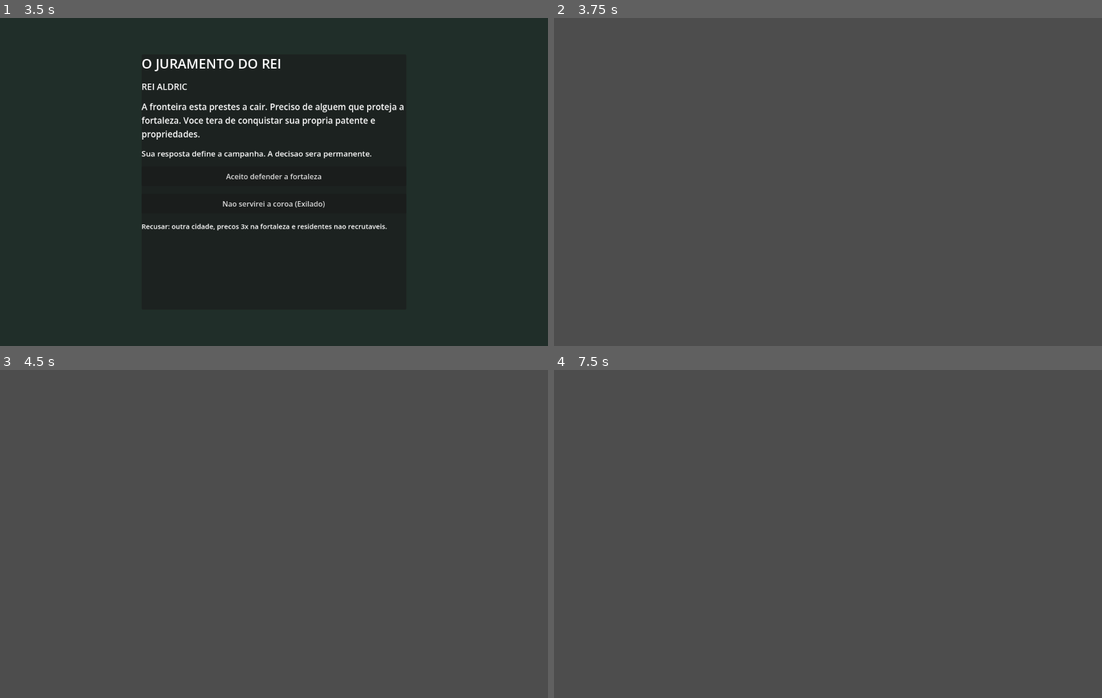
Above: before the commit, frames 1-4 (two rows, left to right).
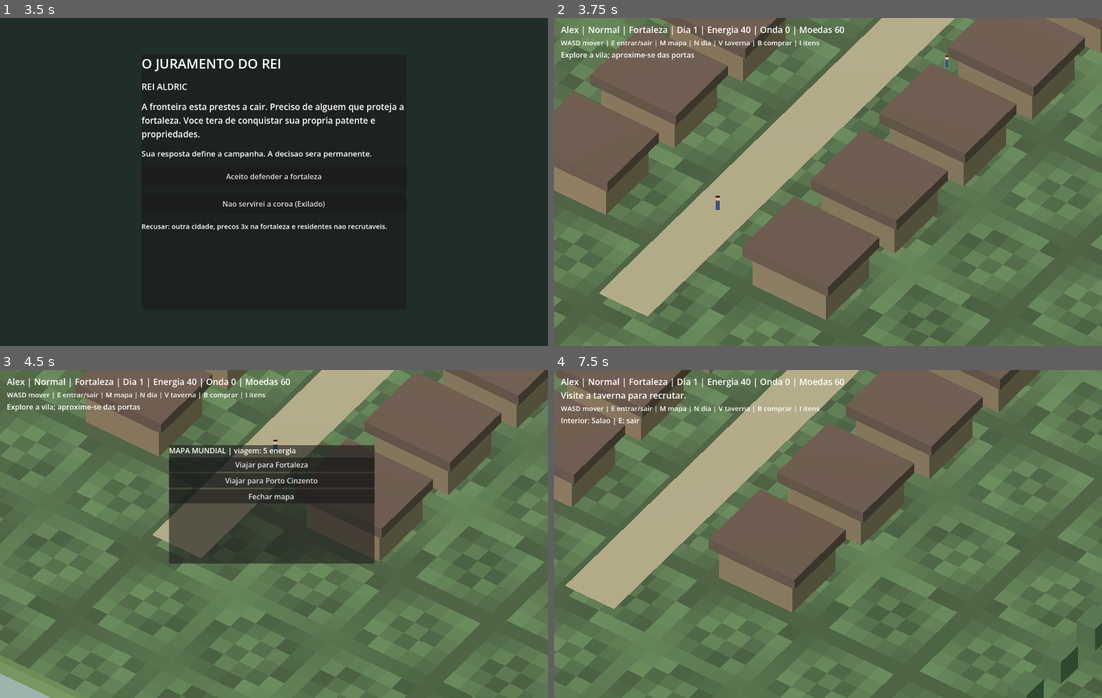
Above: after the commit, the same moments.

Repository: alexandre10227-afk/fortaleza-ultimo-bastiao
Game: Godot game, scene res://scenes/start.tscn
The game is run twice, just before and just after one commit, with the same random seed, the same clock (stepped at 60 frames per second) and the same inputs.
Inputs (mouse positions are in pixels of both pictures, inside the frame that each line leads up to):
- Up to frame 1 (3.5 s): click (274, 139) at 0.52 s; type "Alex" at 0.6 s; click "Normal" at 1.25 s; click "Normal" at 2 s; click "Comecar: audiencia com o rei" at 2.75 s
- Up to frame 2 (3.75 s): click "Aceito defender a fortaleza" at 3.5 s
- Up to frame 3 (4.5 s): tap Enter at 4.25 s; hold D from 4.28 s (still down); tap T at 4.35 s
- Up to frame 4 (7.5 s): tap M at 4.55, 5.1 s; release D at 5.03 s; hold S 5.03-5.75 s; tap E at 5.3, 6.6 s; click (828, 465) at 5.75 s, where only the run after the commit has a clickable "Viajar para Fortaleza"; tap Space at 6.5 s; hold D 6.53-7.28 s; tap V at 6.8, 7.35 s; hold W from 7.28 s (still down)

Frame 1 is identical in both runs. In frame 2, 84% of the frame differs, in the area x 0-100%, y 0-100%; in frame 3, 83%; in frame 4, 85%.
Error before the commit: Parse Error: Identifier "town_panel" not declared in the current scope. (res://scripts/world.gd:104)
Error after the commit: Invalid assignment of property or key 'visible' with value of type 'bool' on a base object of type 'Nil'. (res://scripts/world.gd:274)

Commit message:
feat(stage1): colisao basica, interiores de taverna e ferraria, mapa e terreno texturizado

Diff:
--- a/novo_projeto/scripts/world.gd
+++ b/novo_projeto/scripts/world.gd
@@ -3,12 +3,21 @@
 var player: Node3D
 var hud: Label
 var news: RichTextLabel
+var town_panel: RichTextLabel
+var last_message := ""
+var active_interior := ""
+var interior_node: Node3D
+var map_dialog: PanelContainer
+var map_open := false
+var interact_hint: Label
+var settlement: Node3D
 var camera: Camera3D
 const WALK_SPEED := 5.0
 
 func _ready() -> void:
     _generate_world()
     _generate_ui()
+    _generate_map_dialog()
     _refresh_hud()
 
 func _make_box(parent: Node3D, location: Vector3, dimensions: Vector3, tint: Color) -> void:
@@ -33,6 +42,10 @@
     add_child(world_env)
     var settlement := Node3D.new()
     add_child(settlement)
+    _make_terrain_texture(settlement)
+    interior_node = Node3D.new()
+    interior_node.visible = false
+    add_child(interior_node)
     _make_box(settlement, Vector3(0, -0.65, 0), Vector3(80, 1.1, 80), Color("#667d4c"))
     _make_box(settlement, Vector3(0, -0.07, 0), Vector3(4, .08, 48), Color("#a99a7b"))
     for i in range(5):
@@ -45,6 +58,14 @@
         var z := -28.0 + i * 4.0
         _make_box(settlement, Vector3(-30, 1.0, z), Vector3(1.5, 2.0, 2), Color("#526a48"))
         _make_box(settlement, Vector3(30, 1.0, z), Vector3(1.5, 2.0, 2), Color("#526a48"))
+    for visitor in range(4):
+        var npc := Sprite3D.new()
+        npc.texture = _make_sprite_texture()
+        npc.pixel_size = 0.026
+        npc.billboard = BaseMaterial3D.BILLBOARD_ENABLED
+        npc.shaded = false
+        npc.position = Vector3(4.7 + float(visitor % 2) * 2.0, 1.0, -13.0 + float(visitor / 2) * 6.0)
+        settlement.add_child(npc)
     player = Node3D.new()
     player.position = Vector3(0, 0, 13)
     add_child(player)
@@ -79,8 +100,10 @@
 
 func _generate_ui() -> void:
     var layer := CanvasLayer.new()
+    layer.name = "CanvasLayer"
     add_child(layer)
     var frame := Control.new()
+    frame.name = "Control"
     frame.set_anchors_and_offsets_preset(Control.PRESET_FULL_RECT)
     frame.mouse_filter = Control.MOUSE_FILTER_IGNORE
     layer.add_child(frame)
@@ -95,6 +118,9 @@
     help.add_theme_font_size_override("font_size", 15)
     help.text = "WASD: explorar | N: avancar dia | T: viajar | C: cronicas | F5: salvar"
     column.add_child(help)
+    help.text = "WASD mover | E entrar/sair | M mapa | N dia | V taverna | B comprar | I itens"
+    interact_hint = Label.new()
+    column.add_child(interact_hint)
     news = RichTextLabel.new()
     news.position = Vector2(15, 100)
     news.size = Vector2(490, 230)
@@ -109,6 +135,8 @@
     frame.add_child(town_panel)
 
 func _process(delta: float) -> void:
+    if map_open:
+        return
     var direction := Vector3.ZERO
     if Input.is_key_pressed(KEY_W): direction.z -= 1.0
     if Input.is_key_pressed(KEY_S): direction.z += 1.0
@@ -118,8 +146,13 @@
         var target := player.position + direction.normalized() * WALK_SPEED * delta
         target.x = clampf(target.x, -26, 26)
         target.z = clampf(target.z, -29, 29)
-        player.position = target
+        if active_interior.is_empty():
+            if not _is_blocked(target):
+                player.position = target
+        else:
+            player.position = Vector3(clampf(target.x, -5.2, 5.2), 0, clampf(target.z, -4.5, 4.5))
         camera.position = player.position + Vector3(16, 19, 23)
+    _update_hint()
 
 func _unhandled_key_input(event: InputEvent) -> void:
     if not event is InputEventKey or not event.pressed or event.echo:
@@ -128,18 +161,25 @@
         KEY_N:
             GameState.advance_days(1)
             _refresh_hud()
-        KEY_T:
-            var destination := "Porto Cinzento" if GameState.current_region == "Fortaleza" else "Fortaleza"
-            GameState.travel(destination, 210.0)
-            _refresh_hud()
+        KEY_T, KEY_M:
+            _toggle_map()
+        KEY_E:
+            _interact()
         KEY_C:
             news.visible = not news.visible
             _refresh_news()
         KEY_V:
-            town_panel.visible = not town_panel.visible
-            _refresh_tavern()
+            if active_interior == "Taverna":
+                town_panel.visible = not town_panel.visible
+                _refresh_tavern()
+            else:
+                last_message = "Visite a taverna para recrutar."
+                _refresh_hud()
         KEY_B:
-            last_message = "Compra de pao concluida" if GameState.buy_item("pao") else "Moedas insuficientes"
+            if active_interior == "Taverna" or active_interior == "Ferraria":
+                last_message = "Compra de pao concluida" if GameState.buy_item("pao") else "Moedas insuficientes"
+            else:
+                last_message = "Entre no estabelecimento para comprar."
             _refresh_hud()
         KEY_I:
             town_panel.visible = not town_panel.visible
@@ -184,3 +224,130 @@
     if GameState.dungeon_unlocked:
         lines.append("A Masmorra Antiga do Lago foi descoberta.")
     news.text = "\n".join(lines)
+
+func _is_blocked(pos: Vector3) -> bool:
+    for side in [-9.0, 9.0]:
+        for i in range(5):
+            var z := -17.0 + float(i) * 8.0
+            if absf(pos.x - side) < 3.9 and absf(pos.z - z) < 3.35:
+                return true
+    return false
+
+func _nearest_building() -> Dictionary:
+    var best: Dictionary = {}
+    var best_dist := 3.4
+    for side in [-9.0, 9.0]:
+        for i in range(5):
+            var z := -17.0 + float(i) * 8.0
+            var entrance := Vector3(side + (4.7 if side < 0.0 else -4.7), 0, z)
+            var distance := player.position.distance_to(entrance)
+            if distance < best_dist:
+                best_dist = distance
+                best = {"room": ("Taverna" if i == 0 else "Ferraria" if i == 1 else "Quarto" if i == 2 else "Salao"), "entrance": entrance}
+    return best
+
+func _update_hint() -> void:
+    if interact_hint == null:
+        return
+    if not active_interior.is_empty():
+        interact_hint.text = "Interior: %s | E: sair" % active_interior
+    else:
+        var nearby := _nearest_building()
+        interact_hint.text = "E: entrar em %s" % nearby["room"] if not nearby.is_empty() else "Explore a vila; aproxime-se das portas"
+
+func _interact() -> void:
+    if map_open:
+        return
+    if not active_interior.is_empty():
+        active_interior = ""
+        settlement.visible = true
+        interior_node.visible = false
+        player.position = Vector3(0, 0, 13)
+        town_panel.visible = false
+        last_message = "Voce voltou para a vila."
+    else:
+        var target := _nearest_building()
+        if target.is_empty():
+            last_message = "Nao ha entrada perto de voce."
+        else:
+            active_interior = str(target["room"])
+            settlement.visible = false
+            interior_node.visible = true
+            _build_interior(active_interior)
+            player.position = Vector3(0, 0, 3)
+            last_message = "Voce entrou em %s." % active_interior
+    camera.position = player.position + Vector3(16, 19, 23)
+    _refresh_hud()
+
+func _build_interior(room_name: String) -> void:
+    for obj in interior_node.get_children():
+        obj.queue_free()
+    _make_box(interior_node, Vector3(0, -0.35, 0), Vector3(14, .6, 12), Color("#b3946b"))
+    _make_box(interior_node, Vector3(-6.6, 1.6, 0), Vector3(.6, 3.2, 12), Color("#6e503b"))
+    _make_box(interior_node, Vector3(6.6, 1.6, 0), Vector3(.6, 3.2, 12), Color("#6e503b"))
+    _make_box(interior_node, Vector3(0, 1.6, -5.7), Vector3(14, 3.2, .6), Color("#6e503b"))
+    if room_name == "Ferraria":
+        _make_box(interior_node, Vector3(-2.0, .7, -2), Vector3(2.5, 1.4, 2), Color("#a94f28"))
+        _make_box(interior_node, Vector3(2.5, .65, -2), Vector3(1.6, 1.3, 1.6), Color("#454545"))
+    elif room_name == "Quarto":
+        _make_box(interior_node, Vector3(-2, .36, -2), Vector3(2, .7, 3), Color("#653a38"))
+    elif room_name == "Taverna":
+        for n in range(3):
+            _make_box(interior_node, Vector3(-3 + n * 3, .8, -2), Vector3(2, .4, 2), Color("#624632"))
+    else:
+        _make_box(interior_node, Vector3(0, .85, -2), Vector3(4, .4, 2), Color("#624632"))
+
+func _make_terrain_texture(parent: Node3D) -> void:
+    var img := Image.create(64, 64, false, Image.FORMAT_RGB8)
+    for y in range(64):
+        for x in range(64):
+            var n := (x * 71 + y * 43 + x * y * 3) % 19
+            img.set_pixel(x, y, Color.from_hsv(.27, .34, .33 + float(n) * .009))
+    var mat := StandardMaterial3D.new()
+    mat.albedo_texture = ImageTexture.create_from_image(img)
+    mat.texture_filter = BaseMaterial3D.TEXTURE_FILTER_NEAREST
+    var tile := MeshInstance3D.new()
+    var mesh := PlaneMesh.new()
+    mesh.size = Vector2(79, 79)
+    tile.mesh = mesh
+    tile.material_override = mat
+    tile.position.y = -.08
+    parent.add_child(tile)
+
+func _generate_map_dialog() -> void:
+    map_dialog = PanelContainer.new()
+    map_dialog.position = Vector2(370, 165)
+    map_dialog.custom_minimum_size = Vector2(450, 260)
+    var layout := VBoxContainer.new()
+    map_dialog.add_child(layout)
+    var title := Label.new()
+    title.text = "MAPA MUNDIAL | viagem: 5 energia"
+    layout.add_child(title)
+    for destination in ["Fortaleza", "Porto Cinzento"]:
+        var button := Button.new()
+        button.text = "Viajar para " + destination
+        button.pressed.connect(_travel_to.bind(destination))
+        layout.add_child(button)
+    var close := Button.new()
+    close.text = "Fechar mapa"
+    close.pressed.connect(_toggle_map)
+    layout.add_child(close)
+    get_node("CanvasLayer/Control").add_child(map_dialog)
+    map_dialog.visible = false
+
+func _toggle_map() -> void:
+    map_open = not map_open
+    map_dialog.visible = map_open
+
+func _travel_to(destination: String) -> void:
+    if not GameState.travel(destination, 210):
+        last_message = "Viagem bloqueada: regiao atual ou energia insuficiente."
+    else:
+        active_interior = ""
+        settlement.visible = true
+        interior_node.visible = false
+        player.position = Vector3(0, 0, 13)
+        last_message = "Viagem concluida: -5 energia e XP de Agilidade."
+    map_open = false
+    map_dialog.visible = false
+    _refresh_hud()
